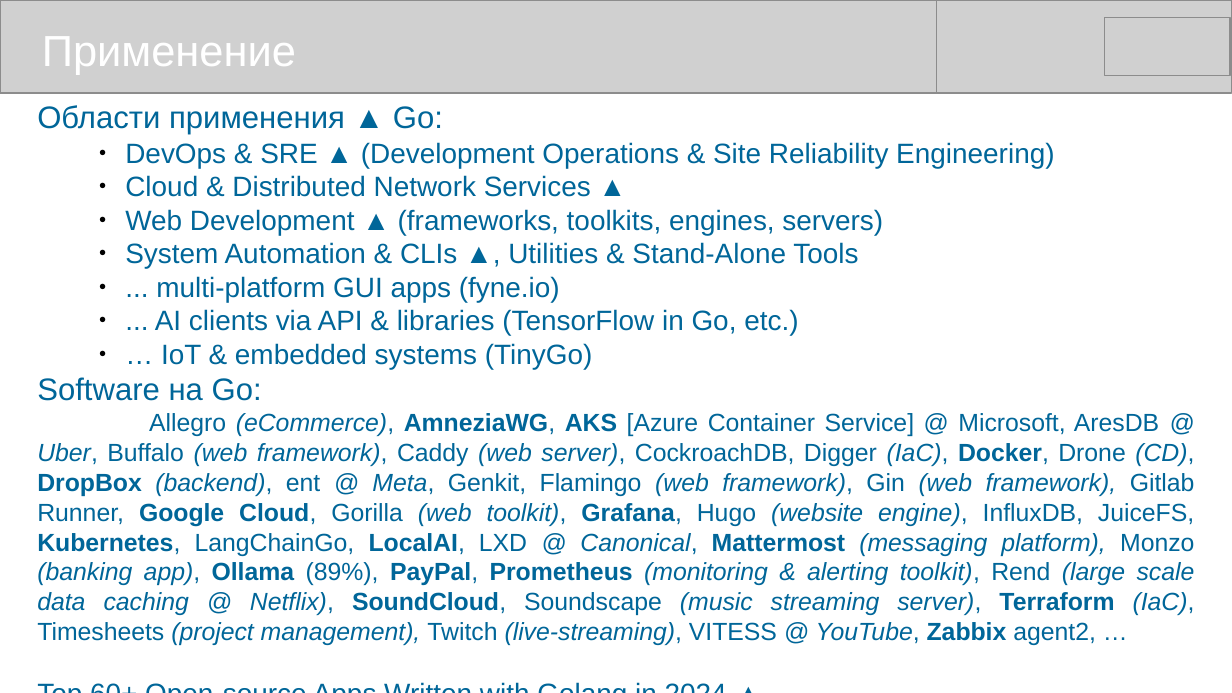
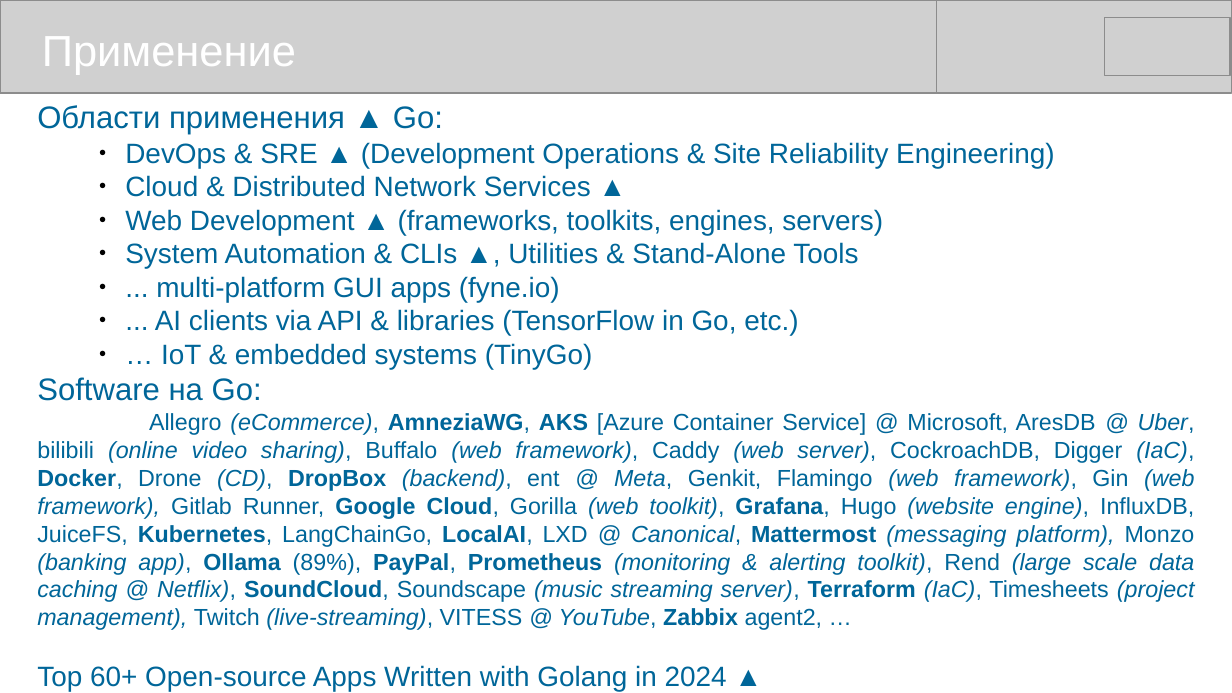
Before and after one commit to mike-shock/Go_language, a slide deck: slide 64 of Go_Review.odp. Drawn at 1232x693 pixels with LibreOffice and Linux fonts; fonts in the diff are those of the drawing; grey boxes stand for pictures. Boxes give left, top, right and bottom in pixels: in the first picture for what was removed or moved away, otherwise in the second. Text is boxed around its words. In the diff, an @@ line names an element or a change of style, - is before the commit and + after.

```diff
--- a/Go_Review.odp
+++ b/Go_Review.odp
@@ text at (x1=37, y1=413, x2=1195, y2=630): text changed; size 16 to 15 pt @@
-Allegro (eCommerce), AmneziaWG, AKS [Azure Container Service] @ Microsoft, AresDB @ Uber, Buffalo (web framework), Caddy (web server), CockroachDB, Digger (IaC), Docker, Drone (CD), DropBox (backend), ent @ Meta, Genkit, Flamingo (web framework), Gin (web framework), Gitlab Runner, Google Cloud, Gorilla (web toolkit), Grafana, Hugo (website engine), InfluxDB, JuiceFS, Kubernetes, LangChainGo, LocalAI, LXD @ Canonical, Mattermost (messaging platform), Monzo (banking app), Ollama (89%), PayPal, Prometheus (monitoring & alerting toolkit), Rend (large scale data caching @ Netflix), SoundCloud, Soundscape (music streaming server), Terraform (IaC), Timesheets (project management), Twitch (live-streaming), VITESS @ YouTube, Zabbix agent2, …
+Allegro (eCommerce), AmneziaWG, AKS [Azure Container Service] @ Microsoft, AresDB @ Uber, bilibili (online video sharing), Buffalo (web framework), Caddy (web server), CockroachDB, Digger (IaC), Docker, Drone (CD), DropBox (backend), ent @ Meta, Genkit, Flamingo (web framework), Gin (web framework), Gitlab Runner, Google Cloud, Gorilla (web toolkit), Grafana, Hugo (website engine), InfluxDB, JuiceFS, Kubernetes, LangChainGo, LocalAI, LXD @ Canonical, Mattermost (messaging platform), Monzo (banking app), Ollama (89%), PayPal, Prometheus (monitoring & alerting toolkit), Rend (large scale data caching @ Netflix), SoundCloud, Soundscape (music streaming server), Terraform (IaC), Timesheets (project management), Twitch (live-streaming), VITESS @ YouTube, Zabbix agent2, …
```
Also in this commit, not shown: 1 other slide changed.
